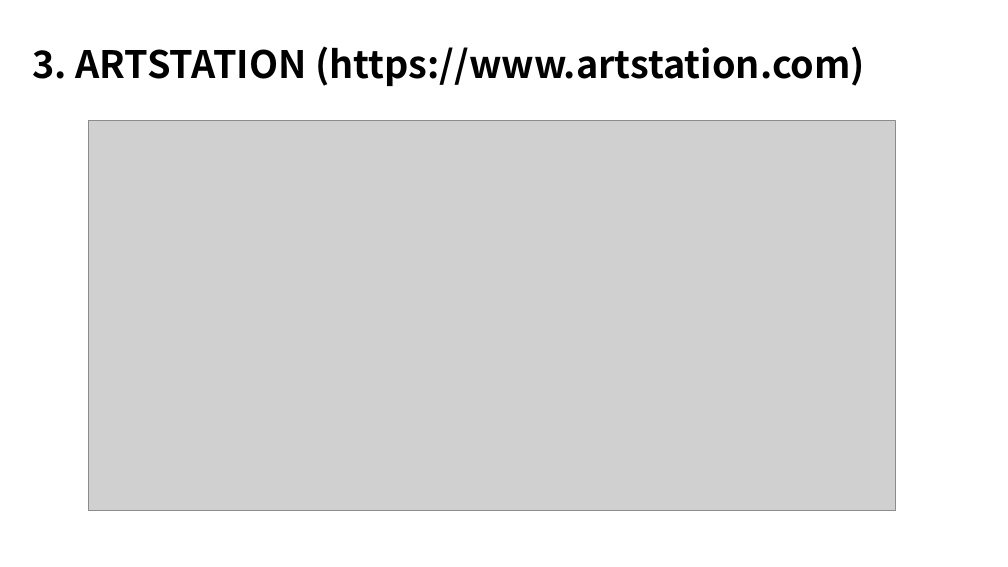
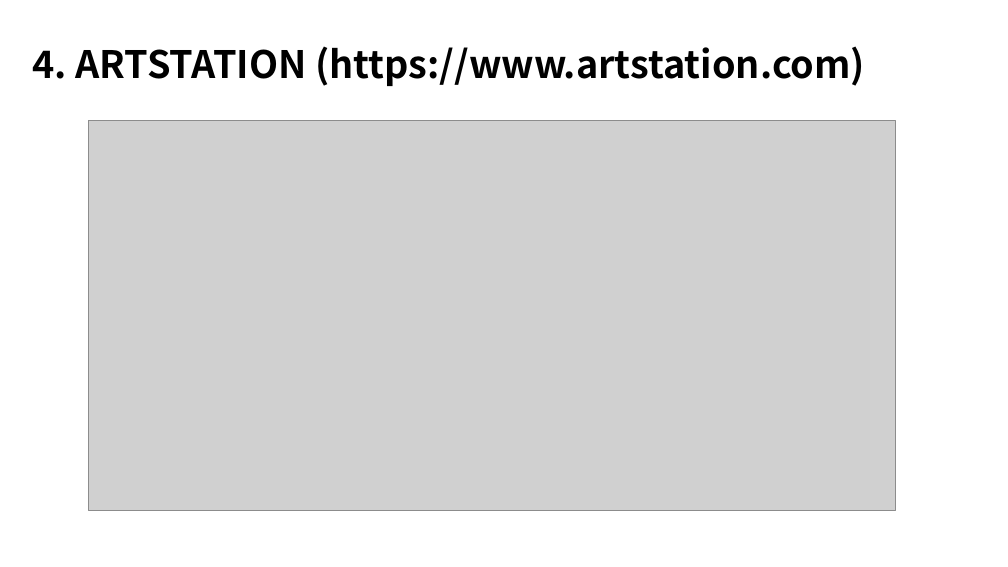
Before and after one commit to Yami-yun/Newone, a slide deck: slide 8 of 밴치마킹.pptx (slide 10 before the commit). Drawn at 1008x567 pixels with LibreOffice and Linux fonts; fonts in the diff are those of the drawing; grey boxes stand for pictures. Boxes give left, top, right and bottom in pixels: in the first picture for what was removed or moved away, otherwise in the second. Text is boxed around its words. In the diff, an @@ line names an element or a change of style, - is before the commit and + after.

```diff
--- a/밴치마킹.pptx
+++ b/밴치마킹.pptx
@@ title at [32,46,865,86]: text changed @@
-3. ARTSTATION (https://www.artstation.com)
+4. ARTSTATION (https://www.artstation.com)
```
Also in this commit, not shown: 1 other slide changed, 2 slides removed, 54 other files.
